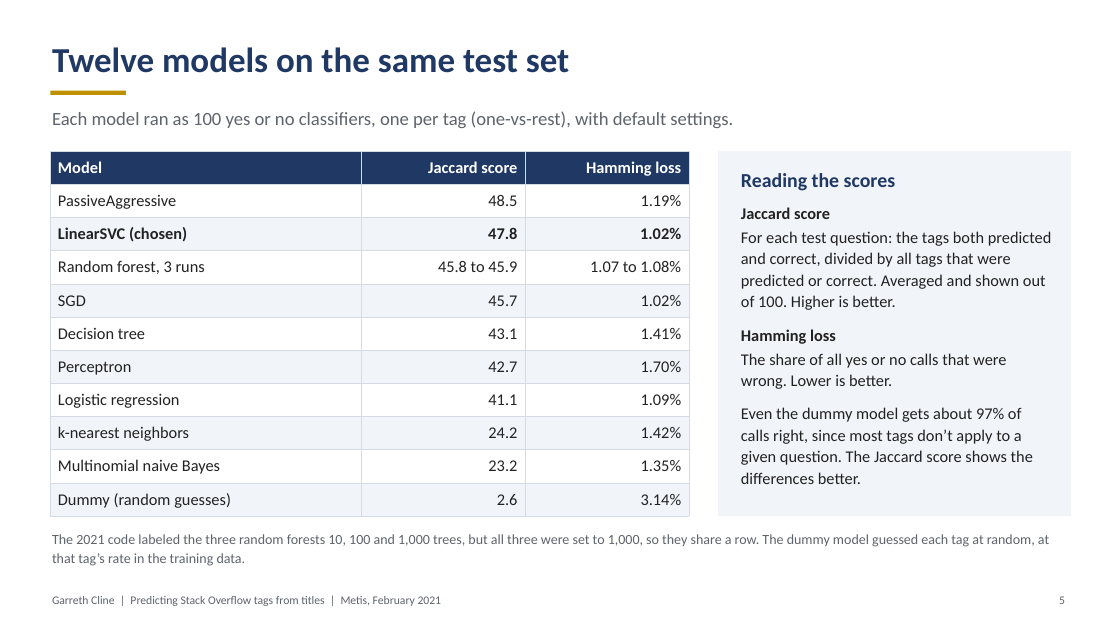
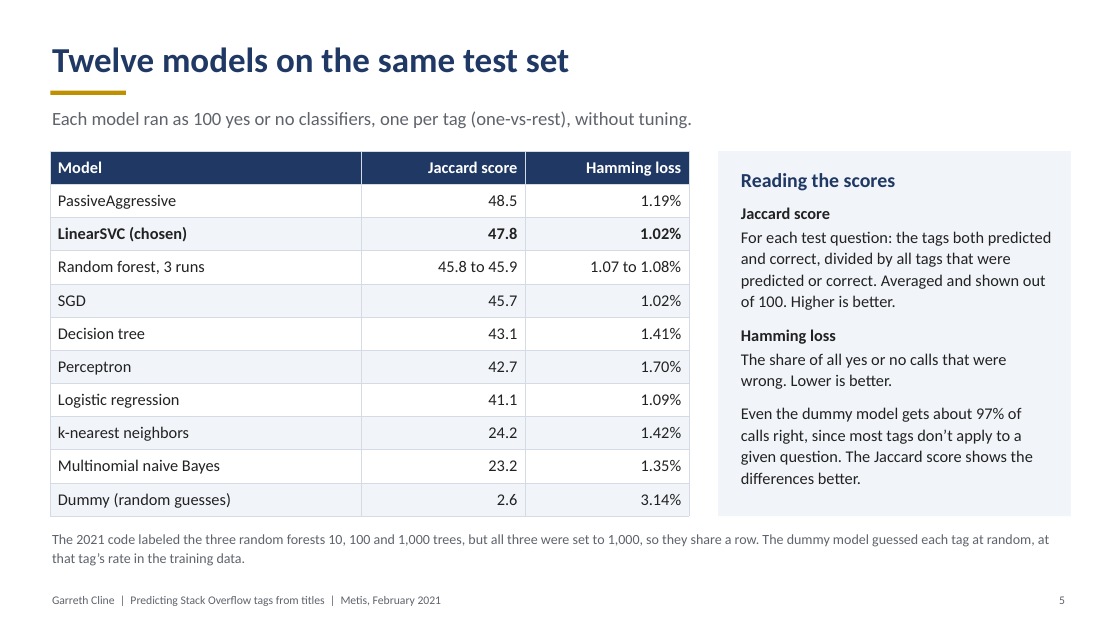
Before and after one commit to garrethcline/Predicting-Tags-from-StackOverflow-Using-Title-Data-, a slide deck: slide 5 of Project 3 Presentation.pptx. Drawn at 1120x630 pixels with LibreOffice and Linux fonts; fonts in the diff are those of the drawing. Boxes give left, top, right and bottom in pixels: in the first picture for what was removed or moved away, otherwise in the second. Text is boxed around its words. In the diff, an @@ line names an element or a change of style, - is before the commit and + after.

```diff
--- a/Project 3 Presentation.pptx
+++ b/Project 3 Presentation.pptx
@@ text at [52, 111, 692, 128]: text changed @@
-Each model ran as 100 yes or no classifiers, one per tag (one-vs-rest), with default settings.
+Each model ran as 100 yes or no classifiers, one per tag (one-vs-rest), without tuning.
```
Also in this commit, not shown: 6 other slides changed, 2 other files.
